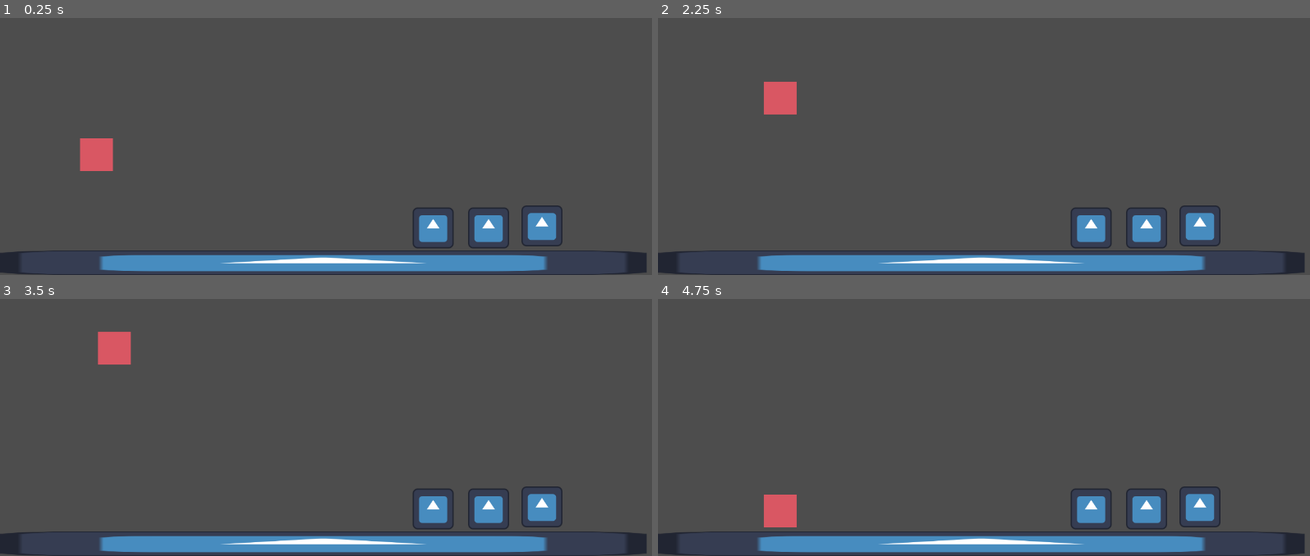
Above: before the commit, frames 1-4 (two rows, left to right).
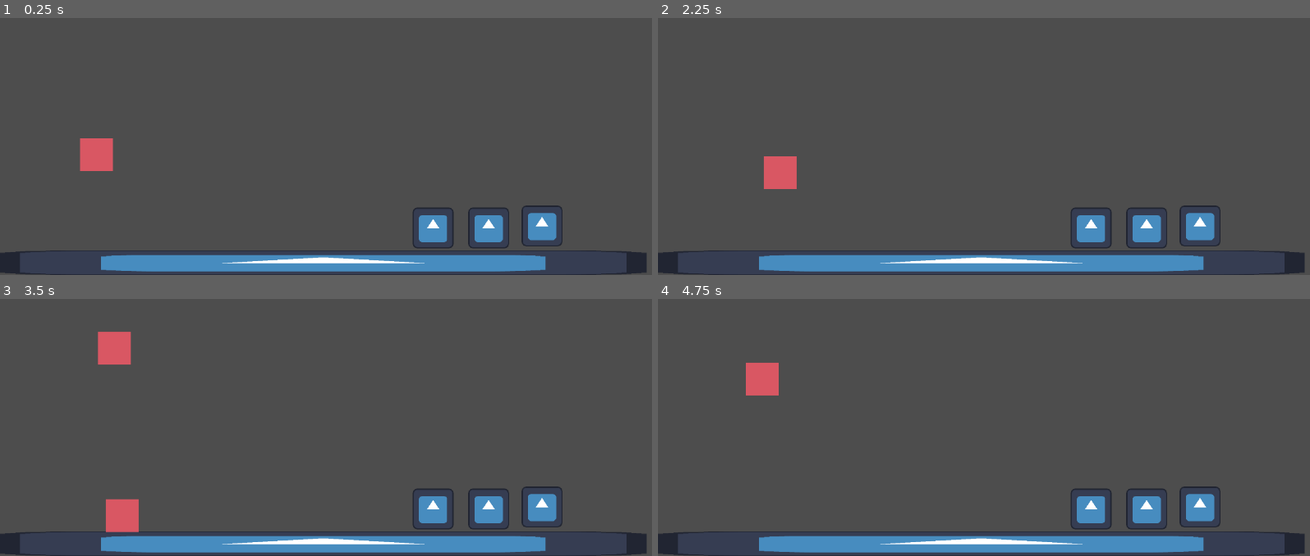
Above: after the commit, the same moments.

Repository: Aquarmity/gmtk2025
Game: Godot game, scene res://level.tscn
Same seed, same stepped clock (60 frames per second), same inputs: the game is played once before the commit and once after it. The engine's default icon, where the game draws it, is replaced by a stand-in: a white triangle on a blue panel in a dark square.
Inputs:
- Up to frame 1 (0.25 s): no input
- Up to frame 2 (2.25 s): hold Shift (action) 0.53-1.28 s; hold D (right) 0.53-2.03 s; tap Space (jump) at 0.77, 1.52 s; tap Shift (action) at 1.35 s; hold A (left) from 2.03 s (still down); hold Shift (action) from 2.03 s (still down)
- Up to frame 3 (3.5 s): release A (left) at 2.78 s; release Shift (action) at 2.78 s; hold D (right) from 2.78 s (still down); tap Shift (action) at 2.85 s; tap Space (jump) at 3.02 s
- Up to frame 4 (4.75 s): hold Shift (action) 3.53-4.28 s; tap Space (jump) at 3.77, 4.52 s; tap R (retry, bound only after the commit) at 4.15 s; release D (right) at 4.28 s; hold A (left) from 4.28 s (still down); tap Shift (action) at 4.35 s

The runs differ from the first frame. In frame 1, 0.4% of the frame differs, in the area x 15-86%, y 77-99%; in frame 2, 1.6%, in the area x 15-86%, y 24-99%; in frame 3, 1.0%; in frame 4, 1.6%.

Commit message:
freezing works

Diff:
--- a/destructable_wall/destructable_wall.gd
+++ b/destructable_wall/destructable_wall.gd
@@ -1,4 +1,4 @@
 extends Node2D
 
-func _on_area_2d_area_entered(area: Area2D) -> void:
+func _on_area_2d_area_entered(_area: Area2D) -> void:
 	queue_free()
--- /dev/null
+++ b/frozen_player/frozen_player.tscn
@@ -0,0 +1,16 @@
+[gd_scene load_steps=3 format=3 uid="uid://cbkrji1uw12qy"]
+
+[ext_resource type="Texture2D" uid="uid://btxn0ts8ews5v" path="res://player/temp.png" id="1_ax2cu"]
+
+[sub_resource type="CapsuleShape2D" id="CapsuleShape2D_e0bfu"]
+radius = 8.0
+height = 16.0
+
+[node name="FrozenPlayer" type="RigidBody2D"]
+lock_rotation = true
+
+[node name="Sprite2D" type="Sprite2D" parent="."]
+texture = ExtResource("1_ax2cu")
+
+[node name="CollisionShape2D" type="CollisionShape2D" parent="."]
+shape = SubResource("CapsuleShape2D_e0bfu")
--- a/level.tscn
+++ b/level.tscn
@@ -12,7 +12,7 @@
 [node name="Player" parent="." instance=ExtResource("1_vonw3")]
 position = Vector2(47, 63)
 SPEED = 75.0
-JUMP_VELOCITY = -375.0
+JUMP_VELOCITY = -300.0
 
 [node name="StaticBody2D" type="StaticBody2D" parent="."]
 
--- a/player/player.gd
+++ b/player/player.gd
@@ -2,15 +2,17 @@
 
 @onready var explosion_area = $ExplosionArea/CollisionShape2D
 @onready var timer = $Timer
+@onready var collision = $CollisionShape2D
+@onready var sprite = $Sprite2D
 
 @export var SPEED = 300.0
 @export var JUMP_VELOCITY = -800.0
-var color: GlobalVars.PlayerColor
+var frozen_scene = preload("res://frozen_player/frozen_player.tscn")
+@export var color: GlobalVars.PlayerColor
 var spawnPos: Vector2
 var allow_input = true
 
 func _ready() -> void:
-	color = GlobalVars.PlayerColor.RED
 	spawnPos = position
 	explosion_area.disabled = true
 
@@ -36,22 +38,36 @@
 	move_and_slide()
 
 func _input(event: InputEvent) -> void:
-	if event.is_action_pressed("action"):
+	if event.is_action_pressed("action") and allow_input:
+		allow_input = false
+		velocity = Vector2(0, 0)
+
 		match color:
 			GlobalVars.PlayerColor.RED:
 				explosion_area.disabled = false
-				allow_input = false
-				velocity = Vector2(0, 0)
-				timer.start()
 			GlobalVars.PlayerColor.GREEN:
 				pass
 			GlobalVars.PlayerColor.BLUE:
-				pass
+				collision.disabled = true
+				sprite.visible = false
+				var frozen_instance = frozen_scene.instantiate()
+				frozen_instance.position = position
+				get_parent().add_child(frozen_instance)
+				position = spawnPos
+
+		timer.start()
+
+	if event.is_action_pressed("retry"):
+		get_tree().reload_current_scene()
 
 func _on_timer_timeout() -> void:
 	position = spawnPos
 	explosion_area.disabled = true
 	allow_input = true
+	collision.disabled = false
+	sprite.visible = true
+
+	color = (color + 1) % 3
 
 func set_color(c: GlobalVars.PlayerColor) -> void:
 	color = c
--- a/project.godot
+++ b/project.godot
@@ -54,6 +54,12 @@
 action={
 "deadzone": 0.2,
 "events": [Object(InputEventKey,"resource_local_to_scene":false,"resource_name":"","device":-1,"window_id":0,"alt_press …(195 unchanged characters)…
+, Object(InputEventKey,"resource_local_to_scene":false,"resource_name":"","device":-1,"window_id":0,"alt_pressed":false,"shift_pressed":false,"ctrl_pressed":false,"meta_pressed":false,"pressed":false,"keycode":0,"physical_keycode":69,"key_label":0,"unicode":101,"location":0,"echo":false,"script":null)
+]
+}
+retry={
+"deadzone": 0.2,
+"events": [Object(InputEventKey,"resource_local_to_scene":false,"resource_name":"","device":-1,"window_id":0,"alt_pressed":false,"shift_pressed":false,"ctrl_pressed":false,"meta_pressed":false,"pressed":false,"keycode":0,"physical_keycode":82,"key_label":0,"unicode":114,"location":0,"echo":false,"script":null)
 ]
 }
 
@@ -63,5 +69,6 @@
 
 [rendering]
 
+textures/canvas_textures/default_texture_filter=0
 renderer/rendering_method="gl_compatibility"
 renderer/rendering_method.mobile="gl_compatibility"
